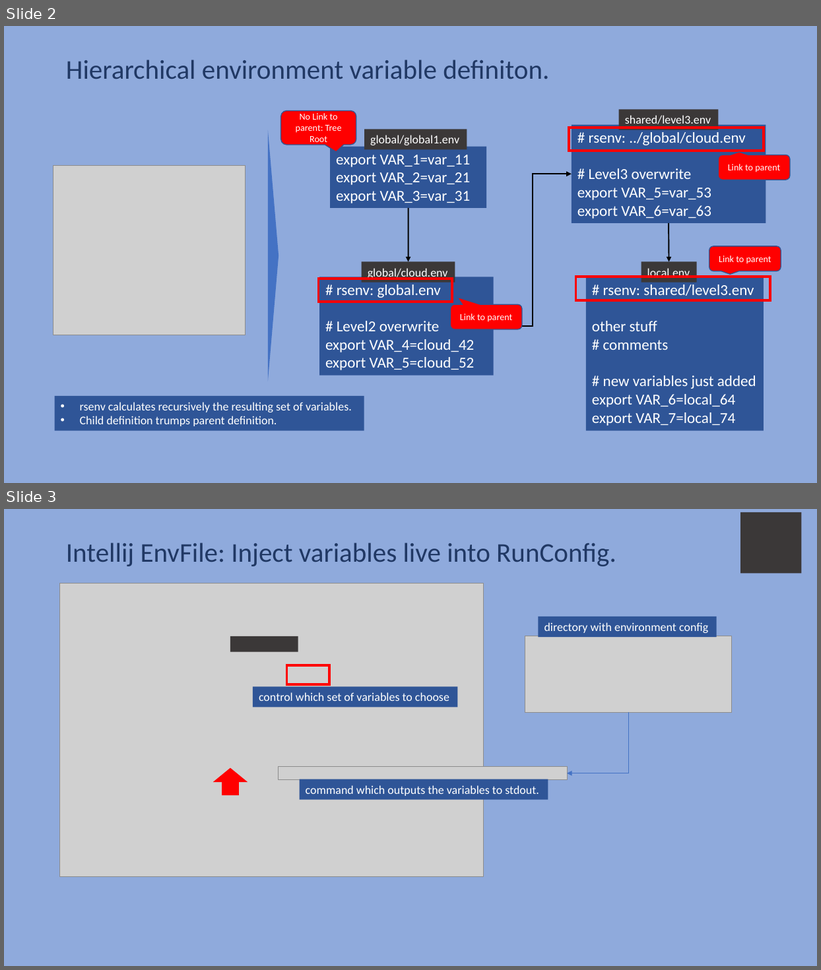
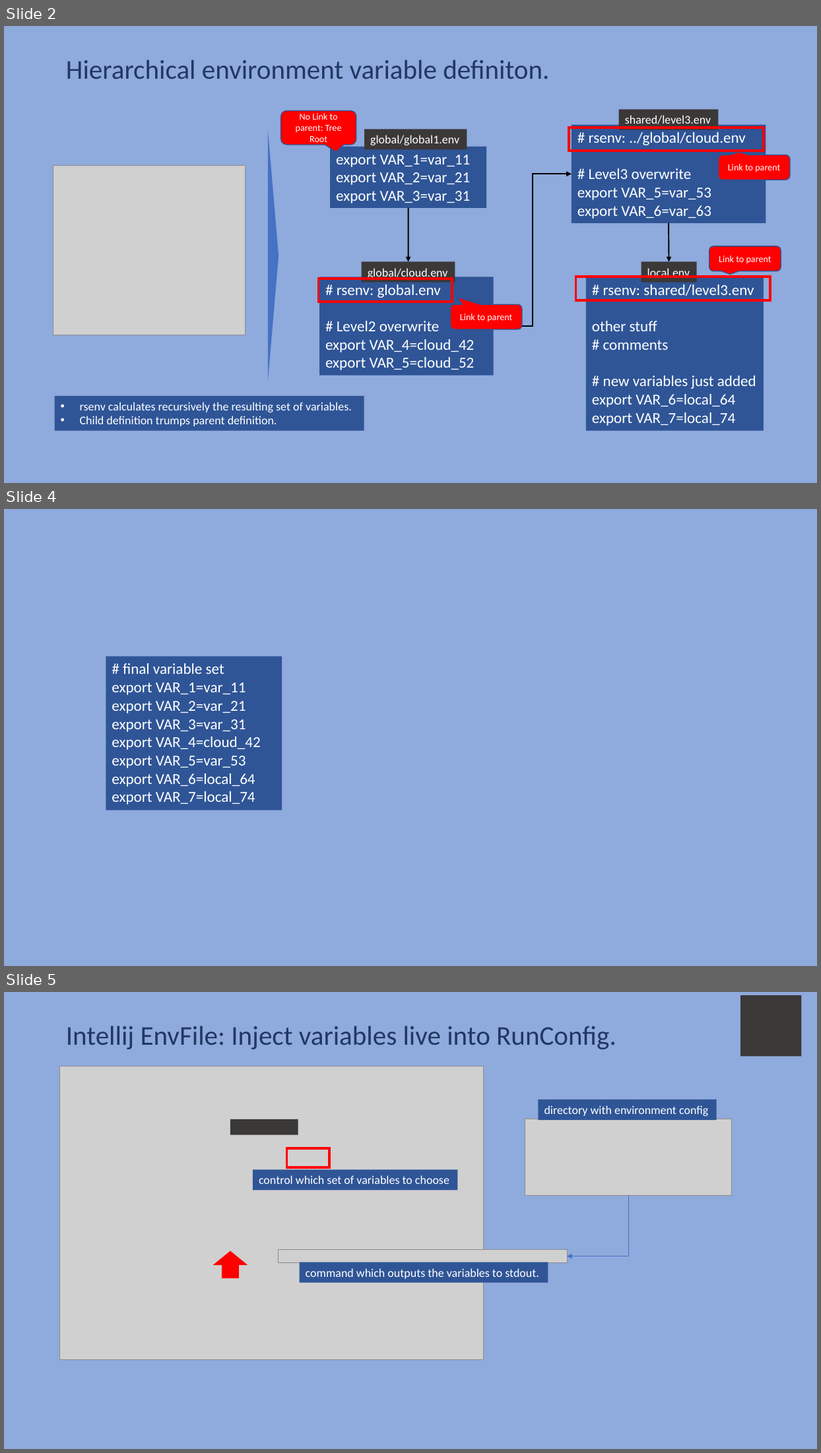
Before and after one commit to sysid/rs-env, a slide deck: doc/rsenv.pptx. Shown one above the other, each under a label of ours: slides 2 and 3 before the commit, slides 2, 4 and 5 after it; the slides between them are not shown. The pictures are 821x970 and 821x1453 pixels, drawn with LibreOffice and Linux fonts; fonts in the diff are those of the drawing; grey boxes stand for pictures. Boxes give left, top, right and bottom in pixels: in the first picture for what was removed or moved away, otherwise in the second. Text is boxed around its words. In the diff, an @@ line names an element or a change of style, - is before the commit and + after.

```diff
--- a/doc/rsenv.pptx
+++ b/doc/rsenv.pptx
@@ slide 4 added at bbox=[4, 509, 817, 966], background #8FAADC @@
@@ rectangle added at bbox=[106, 657, 282, 811], fill #2F5597, 18 pt, text #FFFFFF @@
+# final variable set
+export VAR_1=var_11
+export VAR_2=var_21
+export VAR_3=var_31
+export VAR_4=cloud_42
+export VAR_5=var_53
+export VAR_6=local_64
+export VAR_7=local_74
@@ what was slide 3 is now slide 5 @@
```
Also in this commit, not shown: 2 other slides added, 4 other files.
